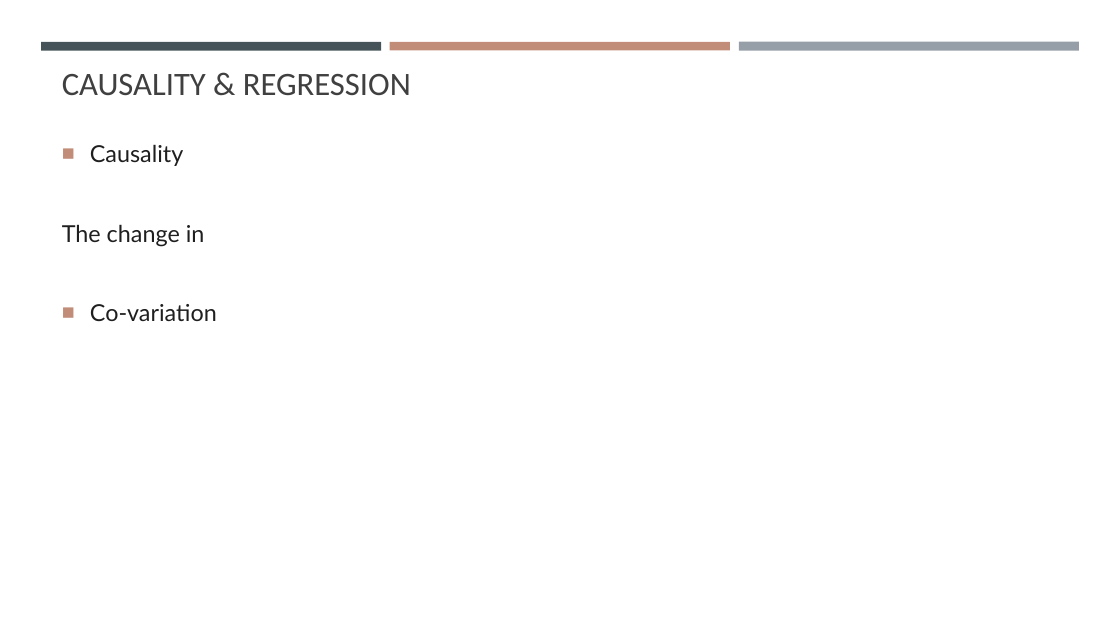
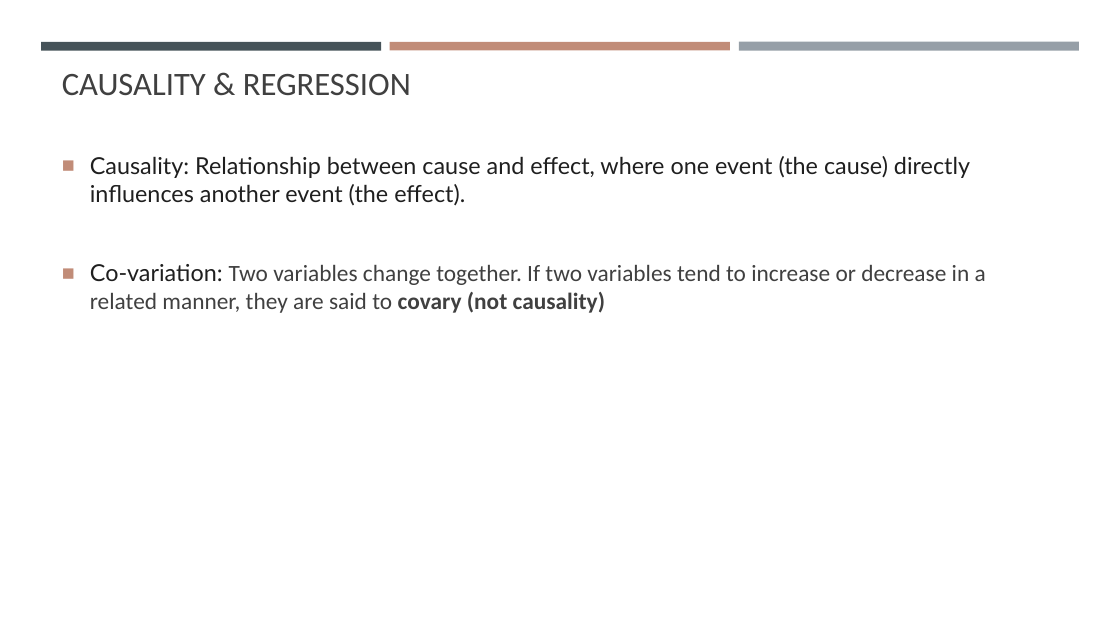
Before and after one commit to gisynw/geog-247, a slide deck: slide 3 of docs/Lectures/Week04/Week04_BivariateRegression.pptx. Drawn at 1120x630 pixels with LibreOffice and Linux fonts; fonts in the diff are those of the drawing. Boxes give left, top, right and bottom in pixels: in the first picture for what was removed or moved away, otherwise in the second. Text is boxed around its words. In the diff, an @@ line names an element or a change of style, - is before the commit and + after.

```diff
--- a/docs/Lectures/Week04/Week04_BivariateRegression.pptx
+++ b/docs/Lectures/Week04/Week04_BivariateRegression.pptx
@@ text at (x1=90, y1=156, x2=986, y2=313): text changed @@
-■ Causality
-The change in
-■ Co-variation
+■ Causality: Relationship between cause and effect, where one event (the cause) directly influences another event (the effect).
+■ Co-variation: Two variables change together. If two variables tend to increase or decrease in a related manner, they are said to covary (not causality)
```
Also in this commit, not shown: 8 other slides changed, 8 slides added, 5 slides removed, 3 other files.
